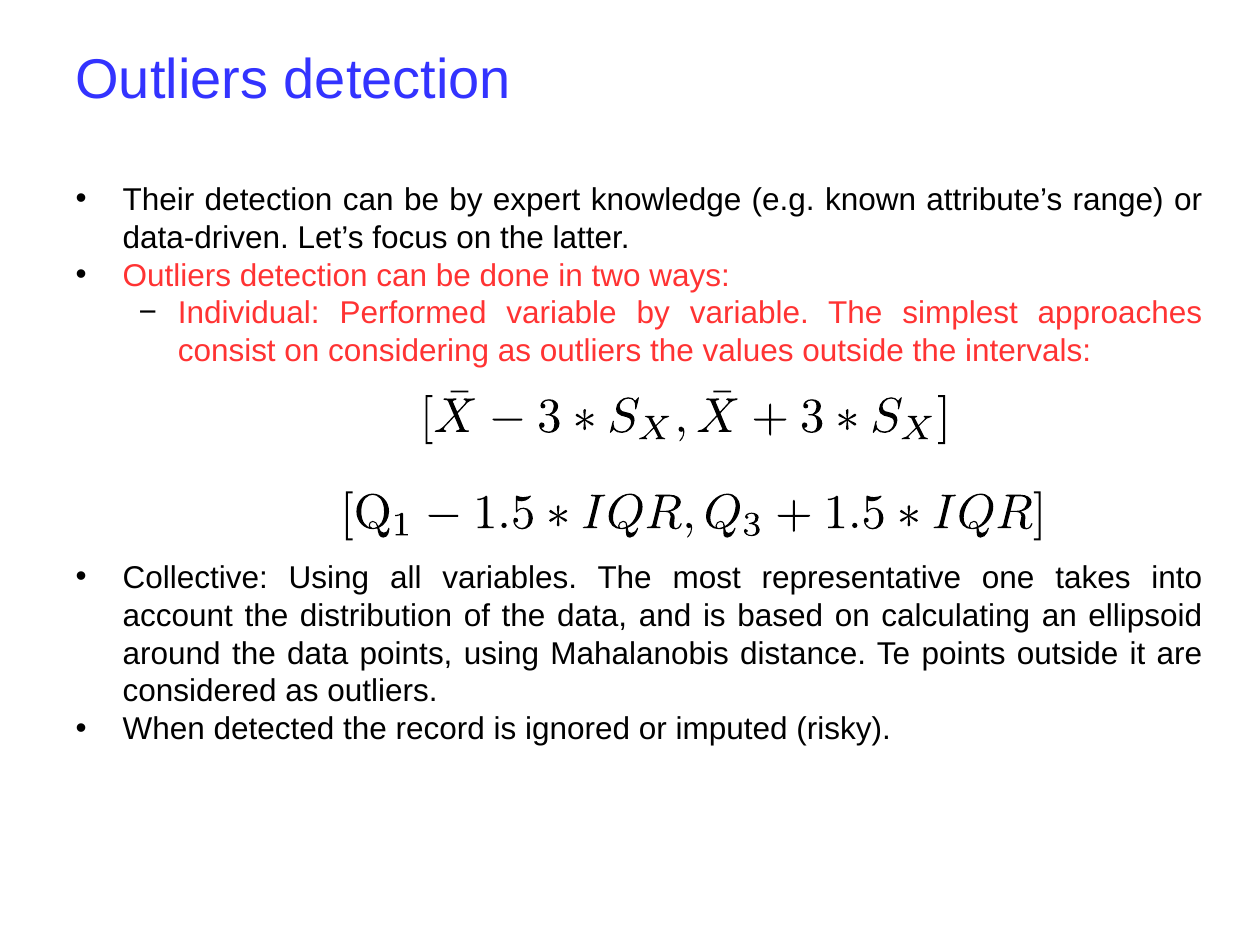
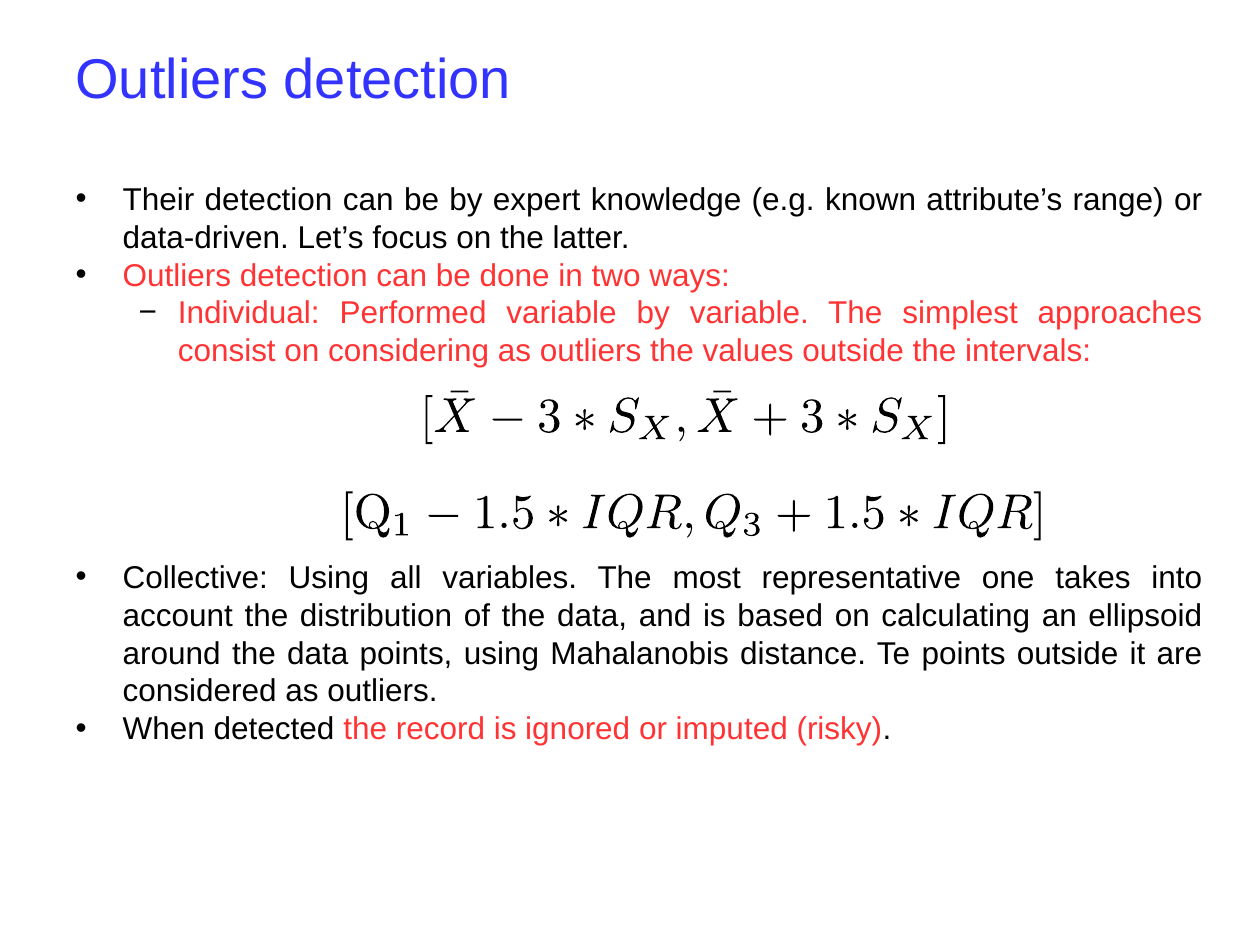
Before and after one commit to ceelch/Introduction_ML_2019_BCAM_preprocessing, a slide deck: slide 18 of Slides/Preprocessing-2019.odp. Drawn at 1260x945 pixels with LibreOffice and Linux fonts; fonts in the diff are those of the drawing; background and template pictures are left out. Boxes give left, top, right and bottom in pixels: in the first picture for what was removed or moved away, otherwise in the second. Text is boxed around its words. In the diff, an @@ line names an element or a change of style, - is before the commit and + after.

Commit message:
slides modified

```diff
--- a/Slides/Preprocessing-2019.odp
+++ b/Slides/Preprocessing-2019.odp
@@ text at [123, 716, 892, 745]: text colour #000000 to #FF3333 in "the record is ignored or imputed (risky)." @@
```
Also in this commit, not shown: 1 other slide changed, 1 other file.
